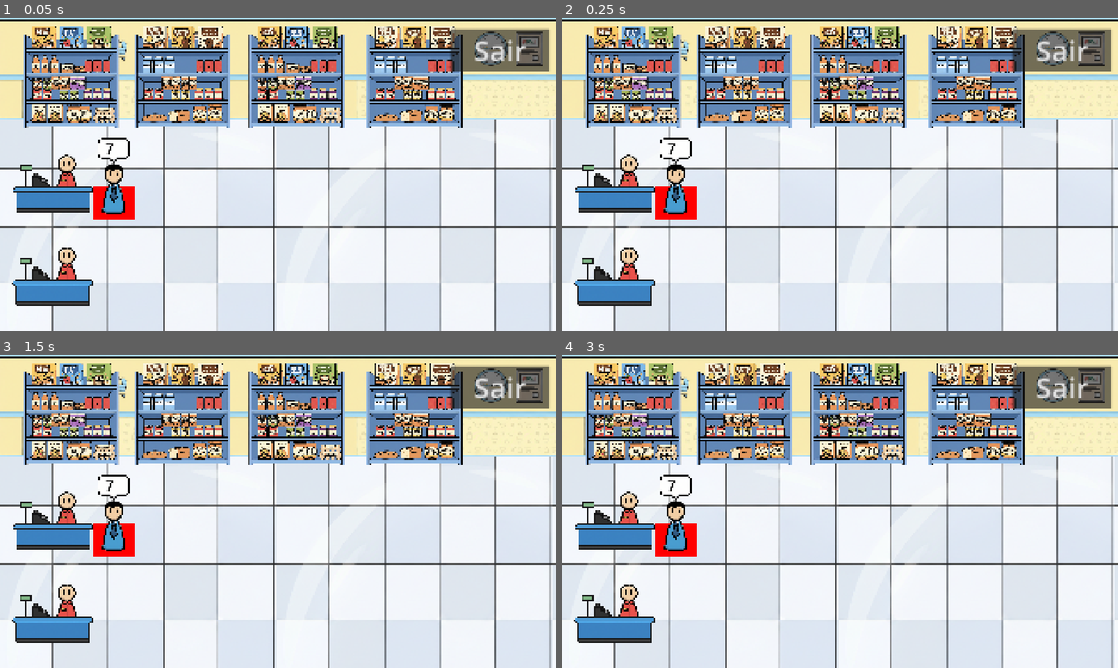
Above: before the commit, frames 1-4 (two rows, left to right).
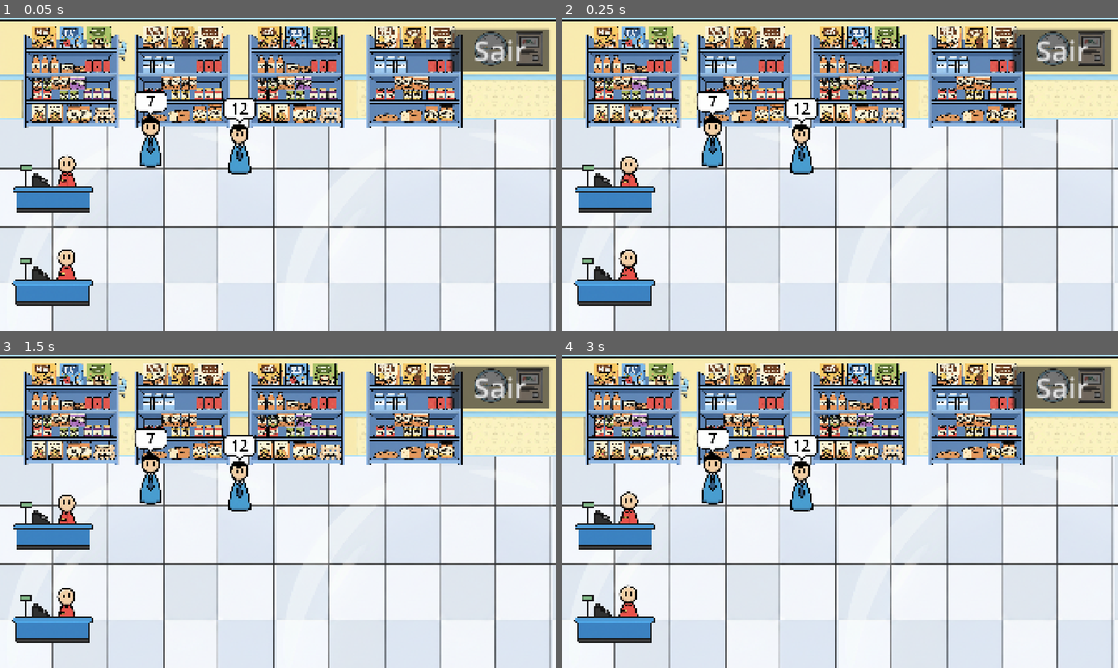
Above: after the commit, the same moments.

Repository: Pedrinnnn-lab/EscaloMania
Game: Godot game, scene res://scenes/supermarket.tscn
Two runs of this game, one before a commit and one after it. Both use one fixed random seed, a clock stepped at 60 frames per second and the inputs below.
Inputs (mouse positions are in pixels of both pictures, inside the frame that each line leads up to):
- Up to frame 1 (0.05 s): no input
- Up to frame 2 (0.25 s): no input
- Up to frame 3 (1.5 s): move the mouse to (400, 495) at 0.52 s; press the mouse at (400, 495) at 0.53 s; move the mouse to (166, 527) at 1.27 s; release the mouse at (166, 527) at 1.28 s; click (166, 527) at 1.35 s
- Up to frame 4 (3 s): move the mouse to (895, 442) at 2.02 s; press the mouse at (895, 442) at 2.03 s; move the mouse to (812, 574) at 2.77 s; release the mouse at (812, 574) at 2.78 s; click (812, 574) at 2.85 s

The runs differ from the first frame. In frame 1, 3.1% of the frame differs, in the area x 10-47%, y 23-84%; in frame 2, 3.2%; in frame 3, 3.2%; in frame 4, 3.0%.

Commit message:
walk to exit

Diff:
--- a/escalo-mania/characters/default_man.tscn
+++ b/escalo-mania/characters/default_man.tscn
@@ -7,7 +7,7 @@
 [sub_resource type="RectangleShape2D" id="RectangleShape2D_ef3d6"]
 size = Vector2(320.00003, 680.0003)
 
-[node name="default_man" type="CharacterBody2D"]
+[node name="default_man" type="Node2D"]
 z_index = 1
 scale = Vector2(0.2, 0.2)
 script = ExtResource("1_y1l8h")
@@ -22,17 +22,32 @@
 scale = Vector2(0.74999994, 0.74999994)
 texture = ExtResource("2_y1l8h")
 
-[node name="CollisionShape2D" type="CollisionShape2D" parent="."]
-position = Vector2(-1.9073465e-05, 189.99991)
-scale = Vector2(0.9999994, 0.9999994)
-shape = SubResource("RectangleShape2D_ef3d6")
-
 [node name="text" type="Label" parent="."]
 z_index = 2
 offset_left = -115.0
-offset_top = -480.0
+offset_top = -485.0
 offset_right = 113.0
-offset_bottom = -207.0
+offset_bottom = -212.0
 theme_override_colors/font_color = Color(0, 0, 0, 1)
 theme_override_font_sizes/font_size = 200
 text = "00"
+horizontal_alignment = 1
+
+[node name="Area2D" type="Area2D" parent="."]
+
+[node name="CollisionShape2D" type="CollisionShape2D" parent="Area2D"]
+position = Vector2(-1.9073463e-05, 189.9999)
+scale = Vector2(0.99999934, 0.99999934)
+shape = SubResource("RectangleShape2D_ef3d6")
+
+[node name="Timer" type="Timer" parent="."]
+wait_time = 1.5
+
+[node name="VisibleOnScreenEnabler2D" type="VisibleOnScreenEnabler2D" parent="."]
+
+[connection signal="area_entered" from="Area2D" to="." method="_on_area_2d_area_entered"]
+[connection signal="area_exited" from="Area2D" to="." method="_on_area_2d_area_exited"]
+[connection signal="mouse_entered" from="Area2D" to="." method="_on_area_2d_mouse_entered"]
+[connection signal="mouse_exited" from="Area2D" to="." method="_on_area_2d_mouse_exited"]
+[connection signal="timeout" from="Timer" to="." method="_on_timer_timeout"]
+[connection signal="screen_exited" from="VisibleOnScreenEnabler2D" to="." method="_on_visible_on_screen_enabler_2d_screen_exited"]
--- a/escalo-mania/characters/scripts/customer.gd
+++ b/escalo-mania/characters/scripts/customer.gd
@@ -1,13 +1,73 @@
-extends CharacterBody2D
+extends Node2D
 
 var numProducts : int
+var draggable : bool = false
+var is_inside_drop : int = 0
+var area_ref : Array[Area2D]
+var drag_offset : Vector2
+var init_pos : Vector2
+var finish : bool = false
 @onready var textlabel = $text
+@onready var timer = $Timer
 
 # Called when the node enters the scene tree for the first time.
 func _ready() -> void:
 	numProducts = randi_range(1,15)
 	textlabel.text = str(numProducts)
 
-# Called every frame. 'delta' is the elapsed time since the previous frame.
 func _process(delta: float) -> void:
-	pass
+	#print(area_ref)
+	if finish:
+		position.x -= 5
+	if draggable:
+		if Input.is_action_just_pressed("click"):
+			init_pos = global_position
+			drag_offset = get_global_mouse_position() - global_position
+			globalVar.is_dragging = true
+		if Input.is_action_pressed("click"):
+			position = get_global_mouse_position() - drag_offset
+
+		elif Input.is_action_just_released("click"):
+			globalVar.is_dragging = false
+			var tween = get_tree().create_tween()
+			if is_inside_drop > 0 and not area_ref.is_empty():
+				tween.tween_property(self,"global_position",area_ref[0].global_position + Vector2(0,-75),0.2).set_ease(Tween.EASE_OUT)
+				timer.start()
+			else:
+				tween.tween_property(self,"global_position",init_pos,0.2).set_ease(Tween.EASE_OUT)
+
+func _on_area_2d_mouse_entered() -> void:
+	if not globalVar.is_dragging:
+		draggable = true
+		scale = scale * 1.1
+
+func _on_area_2d_mouse_exited() -> void:
+	if not globalVar.is_dragging:
+		draggable = false
+		scale = scale / 1.1
+
+func _on_area_2d_area_entered(area: Area2D) -> void:
+	if area.is_in_group("drop"):
+		is_inside_drop += 1
+		area.modulate = globalVar.transp_green
+		area_ref.push_front(area)
+		print(area_ref)
+
+func _on_area_2d_area_exited(area: Area2D) -> void:
+	if area.is_in_group("drop"):
+		is_inside_drop -= 1
+		area.modulate = globalVar.transp_red
+		area_ref.erase(area)
+		print(area_ref)
+
+func _on_timer_timeout() -> void:
+	if numProducts > 0:
+		numProducts -= 1
+		textlabel.text = str(numProducts)
+	else:
+		#queue_free()
+		finish = true
+
+func _on_visible_on_screen_enabler_2d_screen_exited() -> void:
+	queue_free()
+	print("saiu")
--- /dev/null
+++ b/escalo-mania/global/global_var.gd
@@ -0,0 +1,5 @@
+extends Node
+
+var is_dragging : bool = false
+var transp_red : Color = Color(1.0, 0.0, 0.0, 0.51)
+var transp_green : Color = Color(0.0, 1.0, 0.0, 0.51)
--- /dev/null
+++ b/escalo-mania/other/cashier.tscn
@@ -0,0 +1,99 @@
+[gd_scene load_steps=7 format=3 uid="uid://up88ygpyrkkk"]
+
+[ext_resource type="Texture2D" uid="uid://dvv2i8hcyipqc" path="res://objects/removed/balcao.png" id="1_8wemh"]
+[ext_resource type="Texture2D" uid="uid://cb1g3kt7hgbnu" path="res://characters/sprites/removed/employee.png" id="2_uioc6"]
+[ext_resource type="PackedScene" uid="uid://dyjdkqt5v3tts" path="res://other/drop.tscn" id="3_4rdio"]
+
+[sub_resource type="Animation" id="Animation_8wemh"]
+resource_name = "idle_employee"
+loop_mode = 1
+tracks/0/type = "value"
+tracks/0/imported = false
+tracks/0/enabled = true
+tracks/0/path = NodePath("Employee:position")
+tracks/0/interp = 1
+tracks/0/loop_wrap = true
+tracks/0/keys = {
+"times": PackedFloat32Array(0, 0.5, 1),
+"transitions": PackedFloat32Array(1, 1, 1),
+"update": 0,
+"values": [Vector2(195, -199.99963), Vector2(195, -170), Vector2(195, -200)]
+}
+
+[sub_resource type="Animation" id="Animation_uioc6"]
+length = 0.001
+tracks/0/type = "value"
+tracks/0/imported = false
+tracks/0/enabled = true
+tracks/0/path = NodePath("Employee:position")
+tracks/0/interp = 1
+tracks/0/loop_wrap = true
+tracks/0/keys = {
+"times": PackedFloat32Array(0),
+"transitions": PackedFloat32Array(1),
+"update": 0,
+"values": [Vector2(195, -199.99963)]
+}
+
+[sub_resource type="AnimationLibrary" id="AnimationLibrary_4rdio"]
+_data = {
+&"RESET": SubResource("Animation_uioc6"),
+&"idle_employee": SubResource("Animation_8wemh")
+}
+
+[node name="cashier" type="Sprite2D"]
+z_index = 1
+scale = Vector2(0.2, 0.2)
+texture = ExtResource("1_8wemh")
+
+[node name="Employee" type="Sprite2D" parent="."]
+z_index = -1
+position = Vector2(195, -199.99963)
+scale = Vector2(0.99999976, 0.99999976)
+texture = ExtResource("2_uioc6")
+
+[node name="drop1" parent="." instance=ExtResource("3_4rdio")]
+position = Vector2(814.9999, 194.99976)
+scale = Vector2(19.999998, 19.999998)
+
+[node name="drop2" parent="." instance=ExtResource("3_4rdio")]
+position = Vector2(1414.9998, 194.99976)
+scale = Vector2(19.999998, 19.999998)
+
+[node name="drop3" parent="." instance=ExtResource("3_4rdio")]
+position = Vector2(2014.9998, 194.99976)
+scale = Vector2(19.999998, 19.999998)
+
+[node name="drop4" parent="." instance=ExtResource("3_4rdio")]
+position = Vector2(2614.9998, 194.99976)
+scale = Vector2(19.999998, 19.999998)
+
+[node name="drop5" parent="." instance=ExtResource("3_4rdio")]
+position = Vector2(3214.9995, 194.99976)
+scale = Vector2(19.999998, 19.999998)
+
+[node name="drop6" parent="." instance=ExtResource("3_4rdio")]
+position = Vector2(3814.9995, 194.99976)
+scale = Vector2(19.999998, 19.999998)
+
+[node name="drop7" parent="." instance=ExtResource("3_4rdio")]
+position = Vector2(4414.9995, 194.99976)
+scale = Vector2(19.999998, 19.999998)
+
+[node name="drop8" parent="." instance=ExtResource("3_4rdio")]
+position = Vector2(5014.9995, 194.99976)
+scale = Vector2(19.999998, 19.999998)
+
+[node name="drop9" parent="." instance=ExtResource("3_4rdio")]
+position = Vector2(5614.9995, 194.99976)
+scale = Vector2(19.999998, 19.999998)
+
+[node name="drop10" parent="." instance=ExtResource("3_4rdio")]
+position = Vector2(6214.9995, 194.99976)
+scale = Vector2(19.999998, 19.999998)
+
+[node name="AnimationPlayer" type="AnimationPlayer" parent="."]
+libraries = {
+&"": SubResource("AnimationLibrary_4rdio")
+}
+autoplay = "idle_employee"
--- a/escalo-mania/other/drop.tscn
+++ b/escalo-mania/other/drop.tscn
@@ -1,17 +1,19 @@
-[gd_scene load_steps=2 format=3 uid="uid://dyjdkqt5v3tts"]
+[gd_scene load_steps=3 format=3 uid="uid://dyjdkqt5v3tts"]
+
+[ext_resource type="Script" uid="uid://clfyikox636yw" path="res://other/drop_area.gd" id="1_g7wn3"]
 
 [sub_resource type="RectangleShape2D" id="RectangleShape2D_20ja3"]
 size = Vector2(26.666668, 21.333334)
 
-[node name="drop" type="Area2D"]
+[node name="drop" type="Area2D" groups=["drop"]]
 scale = Vector2(4, 4)
+script = ExtResource("1_g7wn3")
 
 [node name="ColorRect" type="ColorRect" parent="."]
 offset_left = -13.75
 offset_top = -10.75
 offset_right = 14.25
 offset_bottom = 11.25
-color = Color(1, 0, 0, 1)
 
 [node name="CollisionShape2D" type="CollisionShape2D" parent="."]
 position = Vector2(0, -4.7683716e-07)
--- /dev/null
+++ b/escalo-mania/other/drop_area.gd
@@ -0,0 +1,10 @@
+extends Area2D
+
+# Called when the node enters the scene tree for the first time.
+func _ready() -> void:
+	modulate = globalVar.transp_red
+
+# Called every frame. 'delta' is the elapsed time since the previous frame.
+func _process(delta: float) -> void:
+	if globalVar.is_dragging: visible = true
+	else: visible = false
--- a/escalo-mania/project.godot
+++ b/escalo-mania/project.godot
@@ -15,6 +15,10 @@
 config/features=PackedStringArray("4.5", "Mobile")
 config/icon="res://icon.svg"
 
+[autoload]
+
+globalVar="*res://global/global_var.gd"
+
 [display]
 
 window/size/viewport_width=1920
@@ -26,6 +30,18 @@
 
 project/assembly_name="EscaloMania"
 
+[global_group]
+
+drop=""
+
+[input]
+
+click={
+"deadzone": 0.2,
+"events": [Object(InputEventMouseButton,"resource_local_to_scene":false,"resource_name":"","device":-1,"window_id":0,"alt_pressed":false,"shift_pressed":false,"ctrl_pressed":false,"meta_pressed":false,"button_mask":1,"position":Vector2(120, 22),"global_position":Vector2(129, 70),"factor":1.0,"button_index":1,"canceled":false,"pressed":true,"double_click":true,"script":null)
+]
+}
+
 [rendering]
 
 renderer/rendering_method="mobile"
--- a/escalo-mania/scenes/supermarket.tscn
+++ b/escalo-mania/scenes/supermarket.tscn
@@ -1,14 +1,12 @@
-[gd_scene load_steps=12 format=4 uid="uid://h60ahouxsbas"]
+[gd_scene load_steps=10 format=4 uid="uid://h60ahouxsbas"]
 
 [ext_resource type="Script" uid="uid://b4bp88v7ydee6" path="res://scenes/supermarket_level1.gd" id="1_2c0dq"]
 [ext_resource type="Texture2D" uid="uid://bx14a2k0fg2l" path="res://objects/removed/wall_remove.png" id="1_vi15o"]
-[ext_resource type="Texture2D" uid="uid://dvv2i8hcyipqc" path="res://objects/removed/balcao.png" id="2_07jrh"]
 [ext_resource type="Texture2D" uid="uid://dhbs8vuoyr764" path="res://tiles/tile_floor.png" id="3_gt2a7"]
-[ext_resource type="Texture2D" uid="uid://cb1g3kt7hgbnu" path="res://characters/sprites/removed/employee.png" id="3_h2doy"]
+[ext_resource type="PackedScene" uid="uid://up88ygpyrkkk" path="res://other/cashier.tscn" id="5_2c0dq"]
 [ext_resource type="Texture2D" uid="uid://c2hs3io5caaas" path="res://objects/removed/estante1.png" id="5_grrqp"]
 [ext_resource type="PackedScene" uid="uid://8ak74s57j8f5" path="res://characters/default_man.tscn" id="5_h2doy"]
 [ext_resource type="Texture2D" uid="uid://cl2u1eof5xbet" path="res://objects/removed/estante2.png" id="6_kls3s"]
-[ext_resource type="PackedScene" uid="uid://dyjdkqt5v3tts" path="res://other/drop.tscn" id="8_jkob8"]
 
 [sub_resource type="TileSetAtlasSource" id="TileSetAtlasSource_gt2a7"]
 texture = ExtResource("3_gt2a7")
@@ -4152,29 +4150,11 @@
 
 [node name="counter" type="Node2D" parent="."]
 
-[node name="cashier1" type="Sprite2D" parent="counter"]
-z_index = 1
+[node name="cashier1" parent="counter" instance=ExtResource("5_2c0dq")]
 position = Vector2(137.00002, 455.00003)
-scale = Vector2(0.2, 0.2)
-texture = ExtResource("2_07jrh")
 
-[node name="Employee1" type="Sprite2D" parent="counter/cashier1"]
-z_index = -1
-position = Vector2(195, -199.99963)
-scale = Vector2(0.99999976, 0.99999976)
-texture = ExtResource("3_h2doy")
-
-[node name="cashier2" type="Sprite2D" parent="counter"]
-z_index = 1
+[node name="cashier" parent="counter" instance=ExtResource("5_2c0dq")]
 position = Vector2(136.00002, 703.00006)
-scale = Vector2(0.2, 0.2)
-texture = ExtResource("2_07jrh")
-
-[node name="Employee2" type="Sprite2D" parent="counter/cashier2"]
-z_index = -1
-position = Vector2(200, -220)
-scale = Vector2(0.99999976, 0.99999976)
-texture = ExtResource("3_h2doy")
 
 [node name="TileMapLayer" type="TileMapLayer" parent="."]
 z_index = -1
@@ -4183,14 +4163,14 @@
 tile_set = SubResource("TileSet_reuu7")
 
 [node name="default_man" parent="." instance=ExtResource("5_h2doy")]
-position = Vector2(298.00003, 418.00003)
+position = Vector2(396, 293)
+
+[node name="default_man2" parent="." instance=ExtResource("5_h2doy")]
+position = Vector2(632, 312)
 
 [node name="Camera2D" type="Camera2D" parent="."]
 position = Vector2(734, 418)
 zoom = Vector2(1.3, 1.3)
-
-[node name="drop" parent="." instance=ExtResource("8_jkob8")]
-position = Vector2(299, 494)
 
 [node name="quit" type="Button" parent="."]
 offset_left = 1192.0
Not shown, added: escalo-mania/global/global_var.gd.uid
Not shown, added: escalo-mania/other/drop_area.gd.uid
